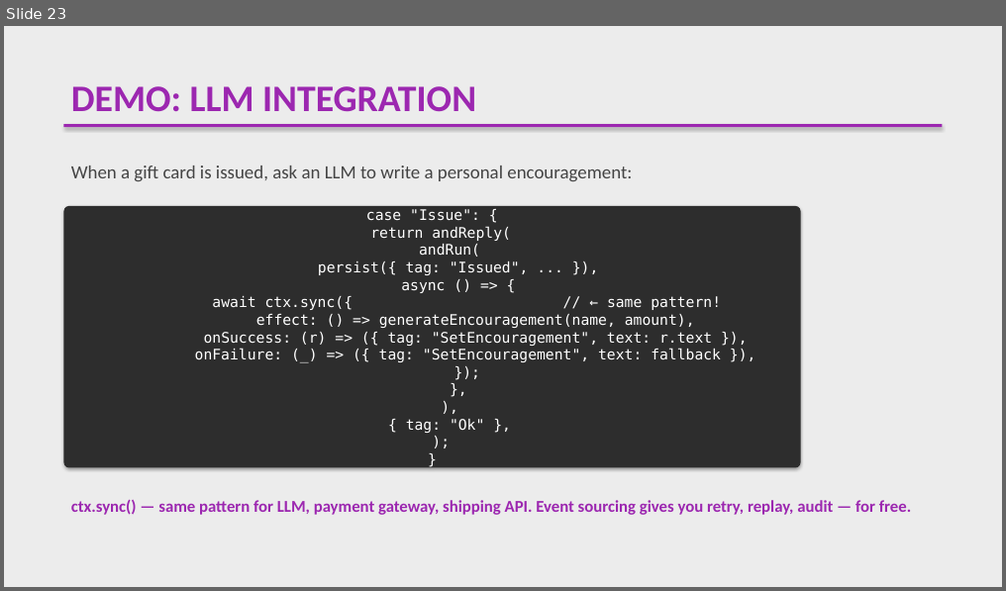
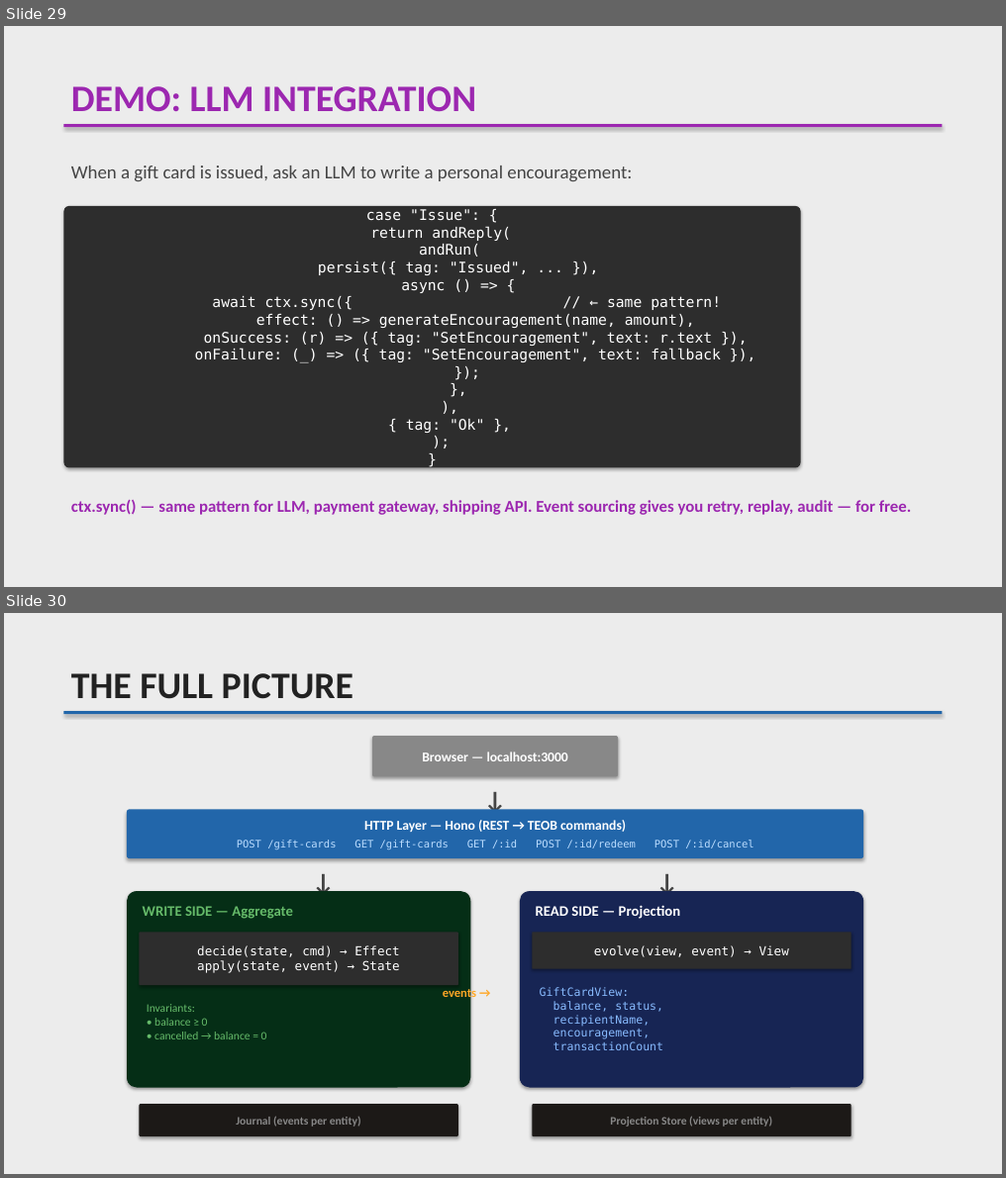
Before and after one commit to lambda-house/teob-ts-workshop-gift-card, a slide deck: slides/DDD-Workshop-Slides.pptx. Shown one above the other, each under a label of ours: slide 23 before the commit, slides 29 and 30 after it. The pictures are 1006x591 and 1006x1178 pixels, drawn with LibreOffice and Linux fonts; fonts in the diff are those of the drawing. Boxes give left, top, right and bottom in pixels: in the first picture for what was removed or moved away, otherwise in the second. Text is boxed around its words. In the diff, an @@ line names an element or a change of style, - is before the commit and + after.

```diff
--- a/slides/DDD-Workshop-Slides.pptx
+++ b/slides/DDD-Workshop-Slides.pptx
@@ slide 30 added at <box>4,613,1002,1174</box>, background #ECECEC @@
@@ text added at <box>71,673,353,699</box>, 36 pt, text #222222, bold @@
+THE FULL PICTURE
@@ rectangle added at <box>63,711,943,714</box>, fill #2266AA @@
@@ rounded rectangle added at <box>372,736,618,777</box>, fill #888888, 13 pt, text #FFFFFF, bold @@
+Browser — localhost:3000
@@ text added at <box>462,780,528,814</box>, 24 pt, text #444444, bold @@
+↓
@@ rounded rectangle added at <box>127,809,863,859</box>, fill #2266AA @@
@@ text added at <box>364,820,626,832</box>, 13 pt, text #FFFFFF, bold @@
+HTTP Layer — Hono (REST → TEOB commands)
@@ text added at <box>237,840,753,850</box>, 10 pt, text #BBDDFF @@
+POST /gift-cards GET /gift-cards GET /:id POST /:id/redeem POST /:id/cancel
@@ text added at <box>291,863,355,896</box>, 24 pt, text #444444, bold @@
+↓
@@ text added at <box>635,863,699,896</box>, 24 pt, text #444444, bold @@
+↓
@@ rounded rectangle added at <box>127,891,470,1087</box>, fill #052E16 @@
@@ text added at <box>143,906,293,919</box>, 14 pt, text #66BB6A, bold @@
+WRITE SIDE — Aggregate
@@ rounded rectangle added at <box>520,891,863,1087</box>, fill #172554 @@
@@ text added at <box>536,905,681,919</box>, 14 pt, text #FFFFFF, bold @@
+READ SIDE — Projection
@@ rounded rectangle added at <box>139,933,458,986</box>, fill #2D2D2D, 12 pt, text #FFFFFF @@
+decide(state, cmd) → Effect
+apply(state, event) → State
@@ rounded rectangle added at <box>532,933,851,969</box>, fill #2D2D2D, 12 pt, text #FFFFFF @@
+evolve(view, event) → View
@@ text added at <box>443,986,476,1000</box>, 12 pt, text #FFA726, bold @@
+events →
@@ text added at <box>540,987,664,1051</box>, 11 pt, text #88BBFF @@
+GiftCardView:
+balance, status,
+recipientName,
+encouragement,
+transactionCount
@@ text added at <box>147,1004,267,1040</box>, 11 pt, text #66BB6A @@
+Invariants:
+• balance ≥ 0
+• cancelled → balance = 0
@@ rounded rectangle added at <box>139,1104,458,1137</box>, fill #1C1917, 11 pt, text #888888, bold @@
+Journal (events per entity)
@@ rounded rectangle added at <box>532,1104,851,1137</box>, fill #1C1917, 11 pt, text #888888, bold @@
+Projection Store (views per entity)
@@ what was slide 23 is now slide 29 @@
```
Also in this commit, not shown: 4 slides changed, 6 other slides added, 1 slide removed, 9 other files.
